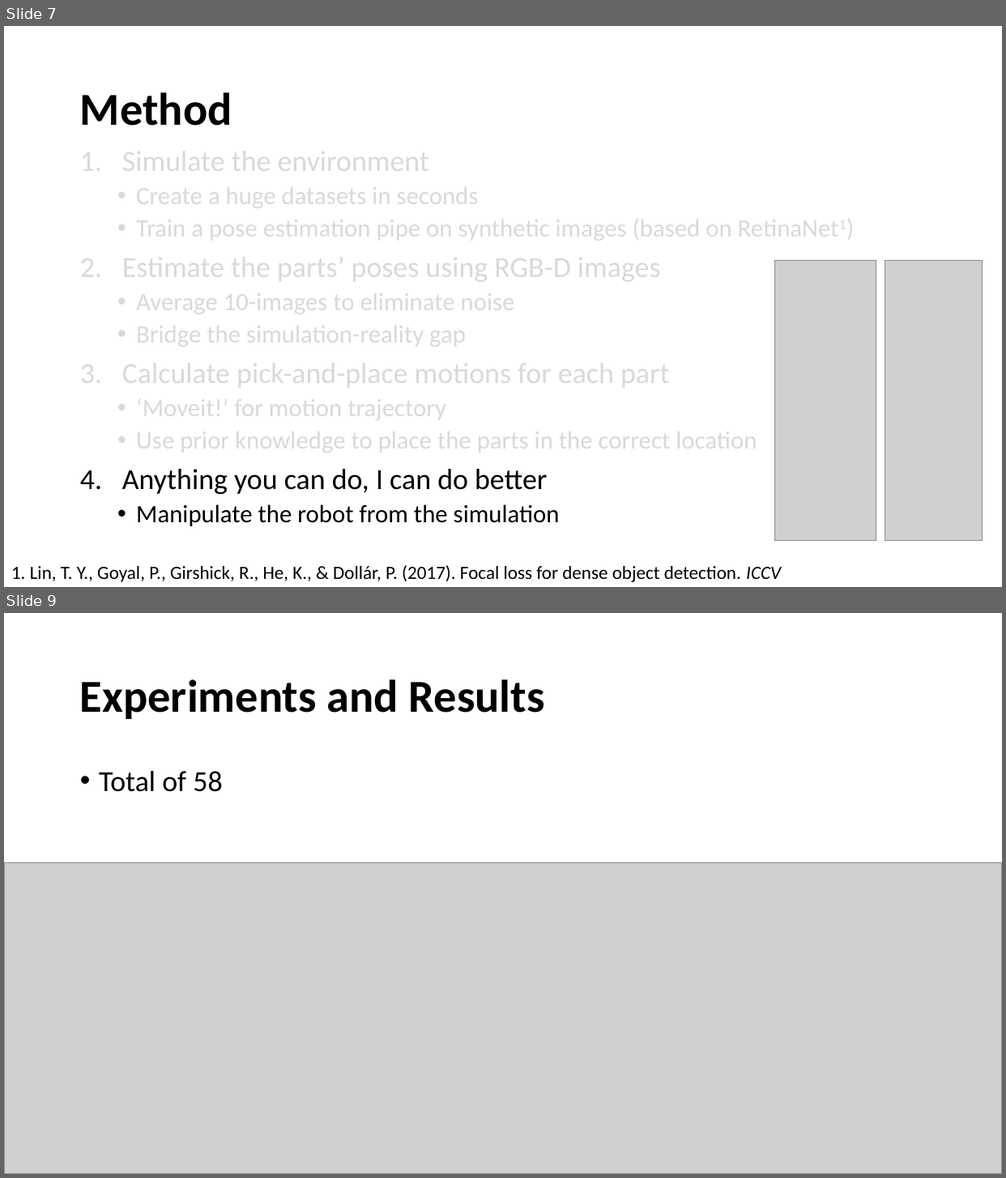
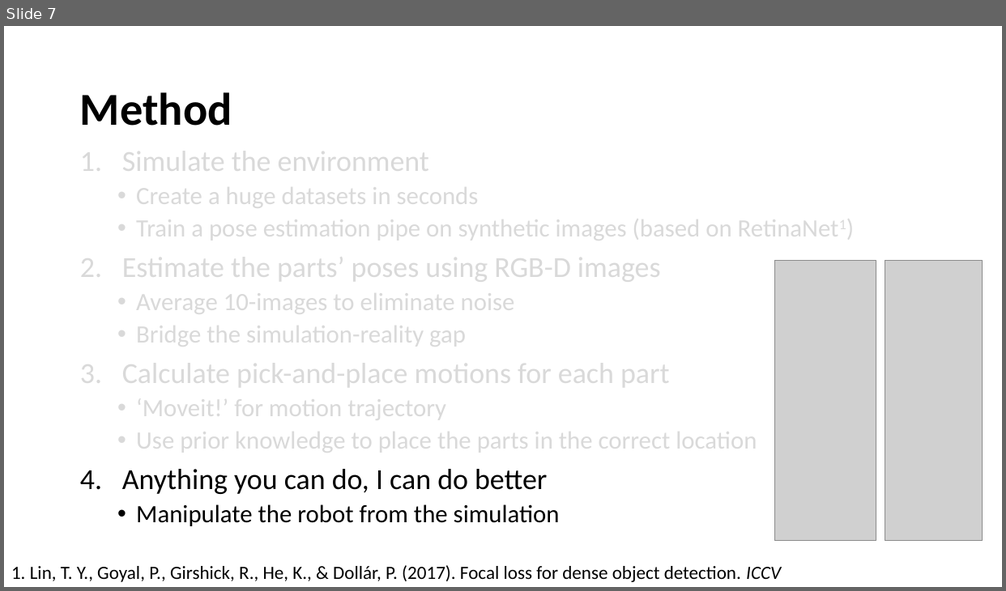
Before and after one commit to farjon/IRS_course, a slide deck: FinalProject/FinalProject.pptx. Shown one above the other, each under a label of ours: slides 7 and 9 before the commit, slide 7 after it; the slides between them are not shown. The pictures are 1006x1178 and 1006x591 pixels, drawn with LibreOffice and Linux fonts; fonts in the diff are those of the drawing; grey boxes stand for pictures. Boxes give left, top, right and bottom in pixels: in the first picture for what was removed or moved away, otherwise in the second. Text is boxed around its words. In the diff, an @@ line names an element or a change of style, - is before the commit and + after.

```diff
--- a/FinalProject/FinalProject.pptx
+++ b/FinalProject/FinalProject.pptx
@@ slide 9 removed at (x1=4, y1=613, x2=1002, y2=1174), background #FFFFFF @@
@@ title removed at (x1=80, y1=679, x2=545, y2=719) @@
-Experiments and Results
@@ text removed at (x1=99, y1=771, x2=222, y2=792) @@
-• Total of 58
@@ picture removed at (x1=4, y1=863, x2=1002, y2=1174) @@
```
Also in this commit, not shown: 3 slides changed, 1 slide added, 1 other slide removed, 1 other file.
